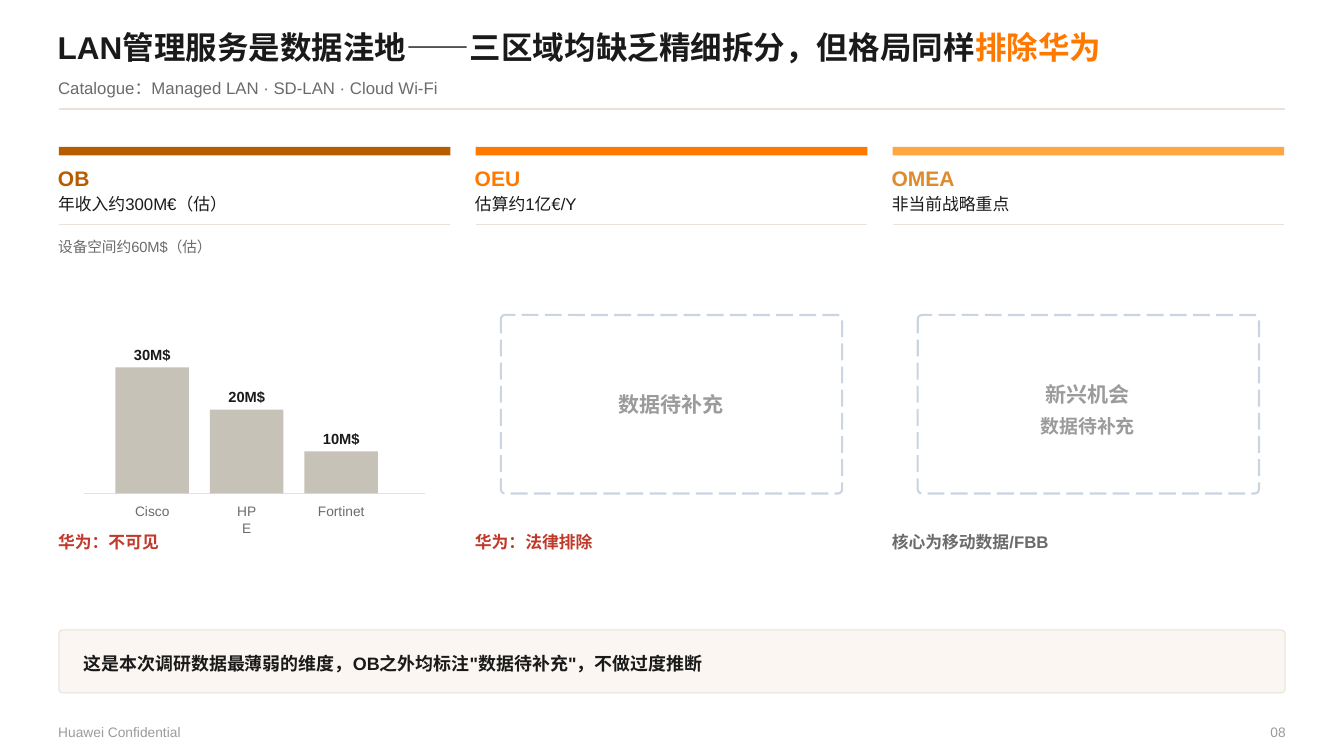
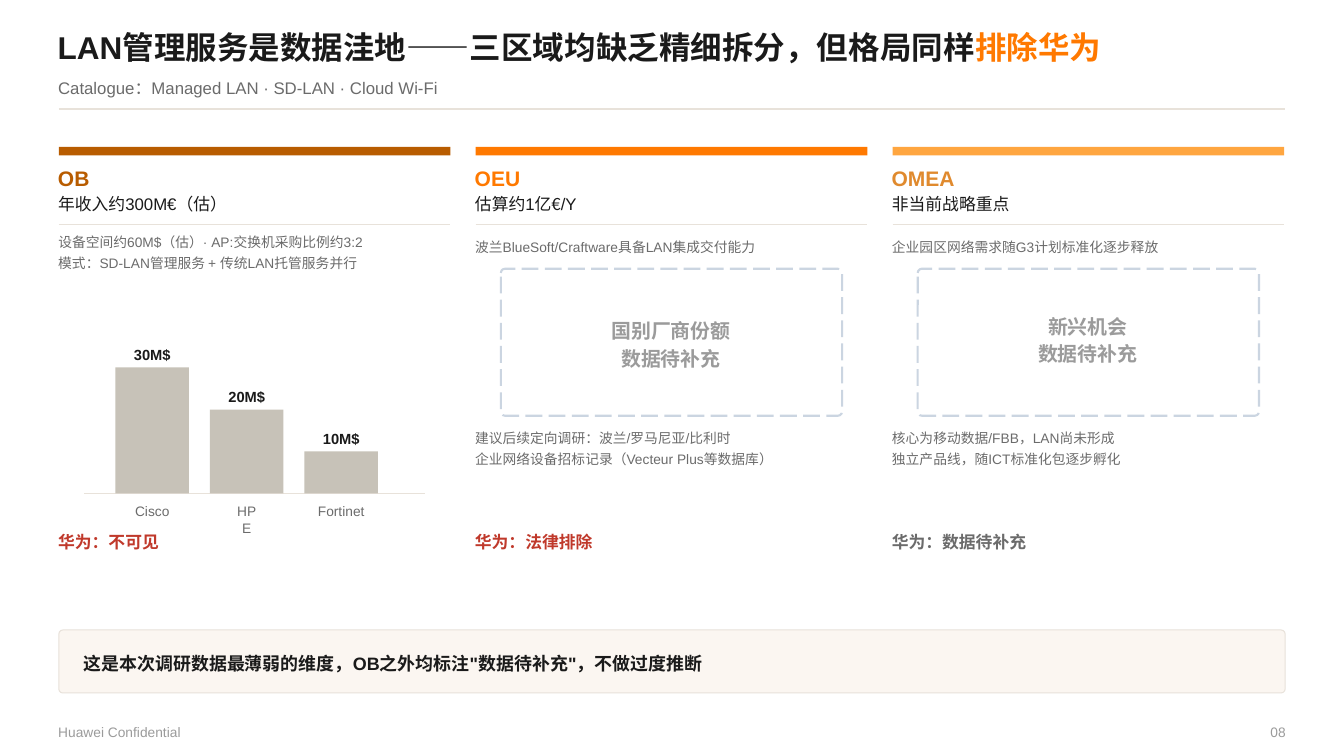
Before and after one commit to Chaoding1215/Claude, a slide deck: slide 8 of reference/Orange Business 三大区域B2B业务洞察 20260703.pptx. Drawn at 1344x756 pixels with LibreOffice and Linux fonts; fonts in the diff are those of the drawing. Boxes give left, top, right and bottom in pixels: in the first picture for what was removed or moved away, otherwise in the second. Text is boxed around its words. In the diff, an @@ line names an element or a change of style, - is before the commit and + after.

```diff
--- a/reference/Orange Business 三大区域B2B业务洞察 20260703.pptx
+++ b/reference/Orange Business 三大区域B2B业务洞察 20260703.pptx
@@ text at bbox=[58, 235, 363, 248]: text changed; size 10.5 to 9.8 pt @@
-设备空间约60M$（估）
+设备空间约60M$（估）· AP:交换机采购比例约3:2
@@ text added at bbox=[58, 256, 357, 269], 9.8 pt, text #6B6B6B @@
+模式：SD-LAN管理服务 + 传统LAN托管服务并行
@@ rounded rectangle: place and size @@
-rounded rectangle at bbox=[501, 315, 843, 493]
+rounded rectangle at bbox=[501, 269, 843, 416]
@@ rounded rectangle at bbox=[501, 269, 843, 416]: proportions changed @@
@@ text added at bbox=[892, 240, 1158, 253], 9.8 pt, text #6B6B6B @@
+企业园区网络需求随G3计划标准化逐步释放
@@ rounded rectangle at bbox=[918, 269, 1259, 416]: proportions changed @@
@@ rounded rectangle: place and size @@
-rounded rectangle at bbox=[918, 315, 1259, 493]
+rounded rectangle at bbox=[918, 269, 1259, 416]
@@ text "新兴机会" at bbox=[1048, 317, 1127, 336]: size 15 to 14.2 pt @@
@@ text "新兴机会": place and size @@
-text "新兴机会" at bbox=[1046, 384, 1130, 404]
+text "新兴机会" at bbox=[1048, 317, 1127, 336]
@@ text "数据待补充": place and size @@
-text "数据待补充" at bbox=[618, 394, 723, 414]
+text "数据待补充" at bbox=[621, 349, 720, 368]
@@ text "数据待补充" at bbox=[621, 349, 720, 368]: size 15 to 14.2 pt @@
@@ text "数据待补充": place and size @@
-text "数据待补充" at bbox=[1041, 417, 1135, 435]
+text "数据待补充" at bbox=[1038, 344, 1137, 363]
@@ text "数据待补充" at bbox=[1038, 344, 1137, 363]: size 13.5 to 14.2 pt @@
@@ text at bbox=[892, 431, 1115, 444]: text changed; size 12 to 9.8 pt; bold off @@
-核心为移动数据/FBB
+核心为移动数据/FBB，LAN尚未形成
@@ group added at bbox=[475, 240, 773, 465]: 4 texts @@
+波兰BlueSoft/Craftware具备LAN集成交付能力
+国别厂商份额
+建议后续定向调研：波兰/罗马尼亚/比利时
+企业网络设备招标记录（Vecteur Plus等数据库）
@@ text added at bbox=[892, 452, 1121, 465], 9.8 pt, text #6B6B6B @@
+独立产品线，随ICT标准化包逐步孵化
@@ text added at bbox=[892, 534, 1026, 550], 12 pt, text #6B6B6B, bold @@
+华为：数据待补充
```
Also in this commit, not shown: 8 other slides changed, 1 slide added, 1 slide removed, 1 other file.
